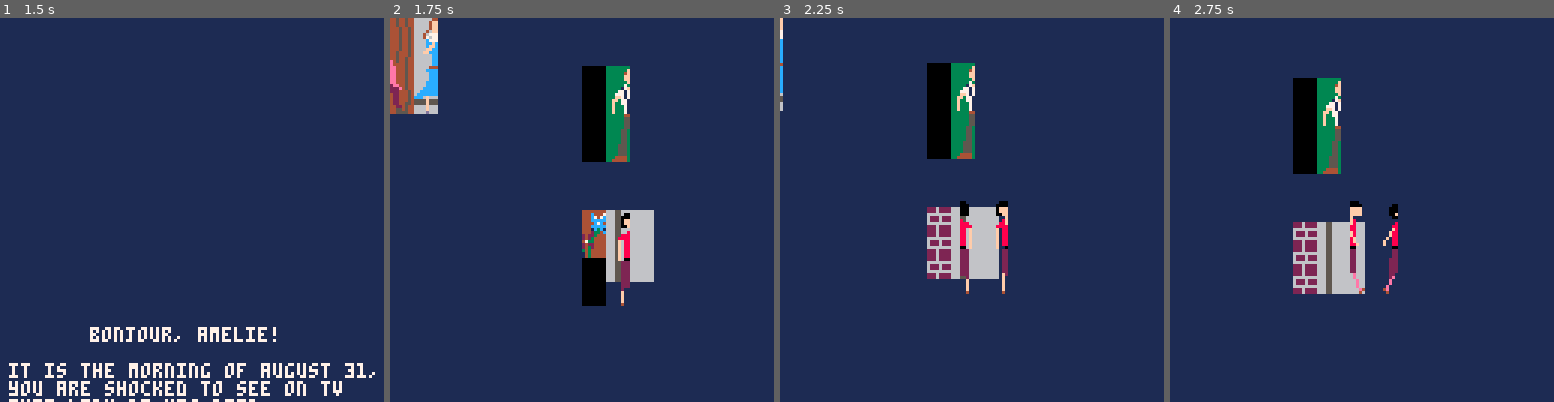
Above: before the commit, frames 1-4 (left to right).
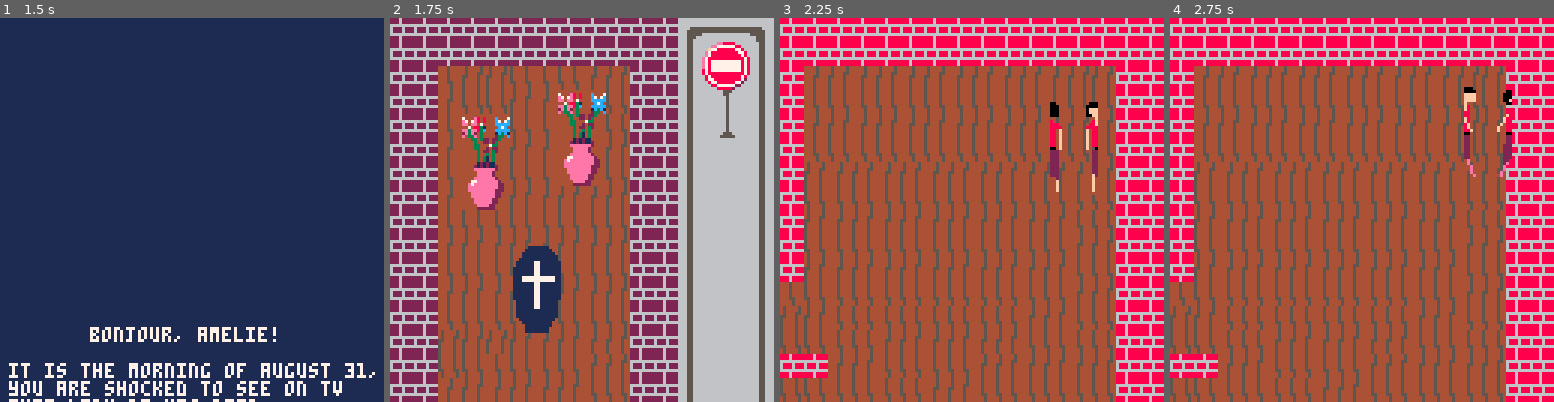
Above: after the commit, the same moments.

Repository: open-source-grilled-cheese/pacman-paris-undertale
Game: PICO-8 cartridge ggj.p8
Same seed, same stepped clock (60 frames per second), same inputs: the game is played once before the commit and once after it.
Inputs:
- Up to frame 1 (1.5 s): tap O (Z key) at 0.7 s
- Up to frame 2 (1.75 s): hold Right from 1.6 s (still down); tap O (Z key) at 1.7 s
- Up to frame 3 (2.25 s): release Right at 2.1 s; tap O (Z key) at 2.1 s; hold Up from 2.15 s (still down)
- Up to frame 4 (2.75 s): release Up at 2.42 s; hold Right from 2.47 s (still down); tap O (Z key) at 2.5 s

Frame 1 is identical in both runs. In frame 2, 96% of the frame differs, in the area x 0-100%, y 0-100%; in frame 3, 100%; in frame 4, 100%.

Commit message:
i remembered

Diff:
--- a/ggj.p8
+++ b/ggj.p8
@@ -40,22 +40,22 @@
 	}
 }
 p = {
-	x = 64,
-	y = 64,
+	x = 975,
+	y = 30,
 	width=16,
 	height=32,
-	interact_rad = 35,
+	interact_rad = 40,
 	exp = 0
 }
 npcs = {
 	{ -- woman
 		active = false,
 		battle = true,
-		x = 0,
-		y = 0,
+		x = 473,
+		y = 32,
 		width = 16,
 		height = 32,
-		sprite = 68,
+		sprite = 69,
 		lines = {
 			{"* you politely greet the", "beautiful lady. *"},
 			{"please join me for tea!"}
@@ -67,15 +67,16 @@
 			{"* you are wooed by the woman."}, {"you forgot to ask her your", "question. *"}
 		}
 	},
-	{
+	{ -- dominique
 		active = false,
 		battle = true,
-		x = 200,
-		y = 100,
+		x = 0,
+		y = 500,
 		width = 16,
 		height = 32,
-		sprite = 66,
-		lines = { -- dominique
+		sprite = 65,
+
+		lines = {
 			{"* you know in your heart", "that this is dominique. *"}
 		},
 		win_lines = {
@@ -85,15 +86,15 @@
 			{"* you are too nervous to approach. *"}
 		}
 	},
-	{
+	{ -- young man
 		active = false,
 		battle = true,
-		x = 64,
-		y = 16,
+		x = 602,
+		y = 68,
 		width = 16,
 		height = 32,
-		sprite = 64,
-		lines = { -- young man
+		sprite = 77,
+		lines = {
 			{"* you politely greet the", "young man. *"},
 			{"what do you need?"}
 		},
@@ -106,11 +107,51 @@
 		lose_lines = {
 			{"sorry, i'm not interested."}
 		}
+	},
+	{ -- neighbor
+		active = false,
+		battle = false,
+		x = 0, -- to be 911
+		y = 500, -- to be 190
+		width = 16,
+		height = 32,
+		sprite = 67,
+		lines = {
+			{"i heard you were looking", "for the boy who used to live", "in your house."},
+			{"his name is not dominique", "bredoteau!"},
+			{"instead, his name is", "dominique bretodeau!"},
+			{" * you are rejuvinated and", "more determined than ever. *"}
+		},
+		win_lines = {
+			},
+		lose_lines = {
+		}
+	},
+	{ -- casket
+		active = false,
+		battle = true,
+		x = 41,
+		y = 73,
+		width = 16,
+		height = 32,
+		sprite = 1,
+		lines = {
+			{"* you slowly approach the", "casket. *"},
+			{"* a feeling of dread", "overwhelms you. *"}
+		},
+		win_lines = {
+			{"* you inspect the casket", "more closely. *"},
+			{"\"dominique bredoteau.\""},
+			{"* you bow your head and", "step back. *"}
+		},
+		lose_lines = {
+			{"* you cannot bring yourself", "to look at the casket. *"}
+		}
 	}
 }
 battle = {
 	p = {
-		sprite = 235,
+		sprite = 252,
 		x = 64,
 		y = 64,
 		w = 8,
@@ -140,7 +181,7 @@
 	enemy_max = 35,
 	enemy_min_speed = 2,
 	enemy_speed_range = 2,
-	enemy_sprite = 251,
+	enemy_sprite = 237,
 	enemy_spawn_chance = 0.3,
 	enemy_ttl = 150,
 	collected = 0,
@@ -226,9 +267,30 @@
 	update_npcs()
 	update_animations()
 
-
-
-	camera(p.x-60,p.y-60)
+	update_camera()
+end
+
+function update_camera() -- used to keep camera in bounds
+	local ox = 56
+	local oy = 48
+
+	if p.x>56 and p.x<952 then
+		ox = p.x - 56
+	elseif p.x<= 56 then
+		ox = 0
+	elseif p.x>=952 then
+		ox = 896
+	end
+
+	if p.y>48 and p.y<176 then
+	 oy = p.y - 48
+	elseif p.y<= 48 then
+		oy = 0
+	elseif p.y >= 176 then
+		oy = 128
+	end
+
+			camera(ox, oy)
 end
 
 function _update_dialog()
@@ -240,6 +302,12 @@
 			init_battle()
 		else
 			-- return to walking mode
+
+			-- add exp if talk to neighbor
+			if dialog.active_npc.sprite == 67 and p.exp == 3 then
+				p.exp += 1
+				spawn_dom()
+			end
 			_update = _update_walk
 			_draw = _draw_walk
 		end
@@ -254,7 +322,7 @@
 	-- spawn pickups
 	battle.pickups = {}
 	add(battle.pickups, {
-		sprite = 220,
+		sprite = 221,
 		x = flr(rnd(64)),
 		y = flr(rnd(64)),
 		w = 8,
@@ -262,7 +330,7 @@
 		active = true
 	})
 	add(battle.pickups, {
-		sprite = 220,
+		sprite = 221,
 		x = flr(rnd(64)),
 		y = 58+flr(rnd(64)),
 		w = 8,
@@ -270,7 +338,7 @@
 		active = true
 	})
 	add(battle.pickups, {
-		sprite = 220,
+		sprite = 221,
 		x = 58+flr(rnd(64)),
 		y = flr(rnd(64)),
 		w = 8,
@@ -278,7 +346,7 @@
 		active = true
 	})
 	add(battle.pickups, {
-		sprite = 220,
+		sprite = 221,
 		x = 58+flr(rnd(64)),
 		y = 58+flr(rnd(64)),
 		w = 8,
@@ -378,9 +446,8 @@
 		dialog.curr = 1
 		p.exp += 1
 
-		if p.exp == 2 then
-			npcs[2].x = 128
-			npcs[2].y = 128
+		if p.exp == 3 then -- see all 3 fakes
+			spawn_neighbor()
 		end
 
 		battle_end()
@@ -465,7 +532,7 @@
 
 function chk_dialog()
 	-- end game
-		if p.exp == 3 then
+		if p.exp == 5 then
 		_draw = _draw_ending
 		_update = _update_ending
 		end
@@ -496,6 +563,16 @@
 	end
 end
 
+function spawn_neighbor()
+	npcs[4].x = 911
+	npcs[4].y = 190
+end
+
+function spawn_dom()
+	npcs[2].x = 435
+	npcs[2].y = 185
+end
+
 function update_animations()
 	update_bob_anim()
 
@@ -583,7 +660,7 @@
 function _draw_walk()
  cls(1)
  -- draw map
- map(11, 8, 64, 64, 3, 3)
+ map(0, 0, 0, 0, 128, 32)
  -- draw player
  draw_player()
 
@@ -650,7 +727,7 @@
 	end
 
 	for h = 1, battle.health do
-		spr(170, h*16-16, 110, 2, 2)
+		spr(171, h*16-16, 110, 2, 2)
 	end
 end
 
@@ -875,15 +952,15 @@
 13131313131313131313131377cecf7715161516151615161515161d1e1d1e1f1d1e1d1e1f1e1d1e1f1e1d1e1f1e1d1e1f1d1e1f77090a6a6a6a6a6a6a070877cdcdcdcdcdcdcdcdcdcdcdcdcdcdcdcd77cecf77151615161516151615151677cecf770303030303030303030303030303030303030303030303030303030303
 1313f7e8e9f8f7f8e7e8131377dedf776b6b6b6b6b7b6b6b6b6b6b2d2e2d2e2f2d2e2d2e2f2e2d2e2f2e2d2e2f2e2d2e2f2d2e2f77191a0708292a090a171877cdcdcdcdcdcdcdcdcdcdcdcdcdcdcdcd77dedf776b6b6b6b6b7b6b6b6b6b6b77dedf770303e7e8e8e7e8e7e8e7e8e7e803e7e8e7e8e7e8e7e8e7e8e7e8e80303
 1313e7f8f9e8e78f80f8131377eeef776b6b6b6b6b7b6b6b6b6b6b3d3e3d3e3f3d3e3d3e3f3e3d3e3f3e3d3e3f3e3d3e3f3d3e3f77292a1718393a191a292a77cdc8c8cdcdcdd9cdcdcdc8cdcdcdcdcd77eeef776b6b6b6b6b7b6b6b6b6b6b77eeef770303f7f8e7e8e7e8e7e8e7e8f803f7f8f7f8f7f8f7f8f7f8f7f8f80303
-1313f78f80f8f79f90f8131377feff776b6b6b6b6b7b6b6b6b6b6b6867676767676767676767676767676767676767676767676779393a6a090a6a4546393a77cdc8c8c8c8c8cdcdcdcdc8cdcdcdcdcd77feff776b6b6b6b6b7b6b6b6b6b6b77feff770303e7e8f7f8f7f8f7f8f7f8f803e7e8e7e8e7e8e7e8e7e8e7e8e80303
-1313e79f90e8e78d8ee81313776a6a776b6b6b6b6b7b6b6b6b6b6b776a6a6a6a6a6a6a6a6a6a6a6a6a6a6a6a6a6a6a6a6a6a6a6a6a6a6a6a191a6a5556272877cdcdcdc8cdcdc8c8c8cd23242526cdcd776a6a776b6b6b6b6b7b6b6b6b6b6b776a6a770303f7f8e7e8e7e8e7e8e7e8e803f7f8f7f8f7f8f7f8f7f8f7f8f80303
-1313f78d8ef8f79d9ef81313776a6a776b6b6b6b6b7b6b6b6b6b6b776a6a6a6a6a6a6a6a6a6a6a6a6a6a6a6a6a6a6a6a6a6a6a6a6a6a6a6a6a6a6a6566373877cdcdcdd9cdcdcdcdeacd33343536cdcd776a6a776b6b6b6b6b7b6b6b6b6b6b776a6a770303e7e8f7f8f7f8f7f8f7f8f803e8e7e8e7e8e7e8e7e8e7e8e7e80303
-1313e79d9ee8e7e8e7e81313776a6a776b6b6b6b6b7b6b6b6b6b6b776a6a68676767676767676767676767676767676767676767676767676767677576676779cdcdcdcdcdcdcdcdcdcdcdcdcdc8cdcd776a6a776b6b6b6b6b7b6b6b6b6b6b776a6a770303f7f8e7e8e7e8e7e8e7e8e803f8f7f8f7f8f7f8f7f8f7f8f7f80303
-1313f7f8f7f8f7f8f7f81313776a6a776b6b6b6b6b7b6b6b6b6b6b776a6a77cdcdcdcdcdc8cdcdcdcdcdcdcdcdcdc8cdcdcdcdcdcdcdeacdcdcdd9cdcdcdcdcdcdd9cdcdcdcdc9cdcdcdcd4d4ecdcdcd776a6a776b6b6b6b6b7b6b6b6b6b6b776a6a770303e7e8f7f8f7f8f7f8f7f8f803e8e7e8e7e8e7e8e7e8e7e8f7f80303
-1313e7e8e70102e8e7e81313776a6a776b6b6b6b6b7b6b6b6b6b6b776a6a77cdcdcdc8c8c8cdcdcdcdcdcdcdcdcdc8cdcdcdcdcdcdcdcdcdcdd9d9cdcdcdcdcdcdcdcdcdcdcdeacdcdc9cd5d5ecdcdcd776a6a776b6b6b6b6b7b6b6b6b6b6b776a6a770303f7f8e7e8e7e8e7e8e7e8e803f8f7f8f7f8f7f8f7f8f7f8e7e80303
-1313f7f8f71112f8f7f81313776a6a776b6b6b6b6b7b6b6b6b6b6b776a6a77c8cdcdc8cdc8cdcdc8c8c8cdcdcdc8cdcdcdcdc8cdcdcdcdcdcdd9cdeacdcdcdd9cdcdcdcdcdd9eacdcdd9cd6d6ecdcdea776a6a776b6b6b6b6b7b6b6b6b6b6b776a6a770303e7e8f7f8f7f8f7f8f7f8f803e8e7e8e7e8e7e8e7e8e7e8f7f80303
-1313e7e8e72122e8e7e81313776a6a776b6b6b6b6b7b6b6b6b6b6b776a6a77c8c8cdc8c8c8cdcdcdc8cdcdcdc8c8c8cdcdcdcdcdcdcdcdcdcdcdcdcdcdcdd9cdcdcdcdcdcdcdeaeacdd9d97d7ecdcdcd776a6a776b6b6b6b6b7b6b6b6b6b6b776a6a770303f7f8f7f8f7f8e7e8f7f7f8f7f8f7f8f7f8f7f8f7f8f7f8e7e80303
-1313f7f8f73132f8f7f81313776a6a776b6b6b6b6b7b6b6b6b6b6b776a6a77c8c8cdc8c8cdcdcdcdcdcdcdcdc8c8cdcdcdcdcdcdcdcdcdcdcdcdcdcdcdcdcdcdcdcdeaeacdcdeacdd9d9eacdd9cdcdcd776a6a776b6b6b6b6b7b6b6b6b6b6b776a6a770b0ce7e8e7e8e7e8f7f8e7e8e7e8e8f7f8f7f8f7f8f7f8e7e8f7f80303
+1313f78f80f8f79f90f8131377feff776b6b6b6b6b7b6b6b6b6b6b6867676767676767676767676767676767676767676767676779393a6a090a6a6a6a393a77cdc8c8c8c8c8cdcdcdcdc8cdcdcdcdcd77feff776b6b6b6b6b7b6b6b6b6b6b77feff770303e7e8f7f8f7f8f7f8f7f8f803e7e8e7e8e7e8e7e8e7e8e7e8e80303
+1313e79f90e8e78d8ee81313776a6a776b6b6b6b6b7b6b6b6b6b6b776a6a6a6a6a6a6a6a6a6a6a6a6a6a6a6a6a6a6a6a6a6a6a6a6a6a6a6a191a6a6a6a272877cdcdcdc8cdcdc8c8c8cd23242526cdcd776a6a776b6b6b6b6b7b6b6b6b6b6b776a6a770303f7f8e7e8e7e8e7e8e7e8e803f7f8f7f8f7f8f7f8f7f8f7f8f80303
+1313f78d8ef8f79d9ef81313776a6a776b6b6b6b6b7b6b6b6b6b6b776a6a6a6a6a6a6a6a6a6a6a6a6a6a6a6a6a6a6a6a6a6a6a6a6a6a6a6a6a6a6a6a6a373877cdcdcdd9cdcdcdcdeacd33343536cdcd776a6a776b6b6b6b6b7b6b6b6b6b6b776a6a770303e7e8f7f8f7f8f7f8f7f8f803e8e7e8e7e8e7e8e7e8e7e8e7e80303
+1313e79d9ee8e7e8e7e81313776a6a776b6b6b6b6b7b6b6b6b6b6b776a6a68676767676767676767676767676767676767676767676767676767676767676779cdcdcdcdcdcdcdcdcdcdcdcdcdc8cdcd776a6a776b6b6b6b6b7b6b6b6b6b6b776a6a770303f7f8e7e8e7e8e7e8e7e8e803f8f7f8f7f8f7f8f7f8f7f8f7f80303
+1313f7f8f7f8f7f8f7f81313776a6a776b6b6b6b6b7b6b6b6b6b6b776a6a77cdcdcdcdcdc8cdcdcdcdcdcdcdcdcdc8cdcdcdcdcdcdcdeacdcdcdd9cdcdcdcdcdcdd9cdcdcdcdc9cdcdcdcdcdcdcdcdcd776a6a776b6b6b6b6b7b6b6b6b6b6b776a6a770303e7e8f7f8f7f8f7f8f7f8f803e8e7e8e7e8e7e8e7e8e7e8f7f80303
+1313e7e8e7e8e7e8e7e81313776a6a776b6b6b6b6b7b6b6b6b6b6b776a6a77cdcdcdc8c8c8cdcdcdcdcdcdcdcdcdc8cdcdcdcdcdcdcdcdcdcdd9d9cdcdcdcdcdcdcdcdcdcdcdeacdcdc9cdcdeacdcdcd776a6a776b6b6b6b6b7b6b6b6b6b6b776a6a770303f7f8e7e8e7e8e7e8e7e8e803f8f7f8f7f8f7f8f7f8f7f8e7e80303
+1313f7f8f7f8f7f8f7f81313776a6a776b6b6b6b6b7b6b6b6b6b6b776a6a77c8cdcdc8cdc8cdcdc8c8c8cdcdcdc8cdcdcdcdc8cdcdcdcdcdcdd9cdeacdcdcdd9cdcdcdcdcdd9eacdcdd9cdcdd9cdcdea776a6a776b6b6b6b6b7b6b6b6b6b6b776a6a770303e7e8f7f8f7f8f7f8f7f8f803e8e7e8e7e8e7e8e7e8e7e8f7f80303
+1313e7e8e7e8e7e8e7e81313776a6a776b6b6b6b6b7b6b6b6b6b6b776a6a77c8c8cdc8c8c8cdcdcdc8cdcdcdc8c8c8cdcdcdcdcdcdcdcdcdcdcdcdcdcdcdd9cdcdcdcdcdcdcdeaeacdd9d9d9cdcdcdcd776a6a776b6b6b6b6b7b6b6b6b6b6b776a6a770303f7f8f7f8f7f8e7e8f7f7f8f7f8f7f8f7f8f7f8f7f8f7f8e7e80303
+1313f7f8f7f8f7f8f7f81313776a6a776b6b6b6b6b7b6b6b6b6b6b776a6a77c8c8cdc8c8cdcdcdcdcdcdcdcdc8c8cdcdcdcdcdcdcdcdcdcdcdcdcdcdcdcdcdcdcdcdeaeacdcdeacdd9d9eacdd9cdcdcd776a6a776b6b6b6b6b7b6b6b6b6b6b776a6a770b0ce7e8e7e8e7e8f7f8e7e8e7e8e8f7f8f7f8f7f8f7f8e7e8f7f80303
 1313e8e8e8e8e7e8e7e81313776a6a776b6b6b6b6b7b6b6b6b6b6b776a6a77cdc8c8cdcdcdcdcdcdcdcdcdcdc8cdcdcdcdcdcdd9cdcdcdcdcdcdcdcdd9d9cdcdcdcdeacdcdcdcdeacdd9d9cdd9cdcdcd776a6a776b6b6b6b6b7b6b6b6b6b6b776a6a771b1cf7f8f7f8f7f8f7f8f7f8f7f8f8f7f8e7e8e7e8e7e8f7f8f7f80303
 1313f8f8f7f8f7f8e7e81313776a6a776b6b6b6b6b7b6b6b6b6b6b776a6a77cdc8c8cdcdcdcdcdcdcdcdc8cdcdcdcdcdcdcdcdcdcdcdcdd9cdcdcdcdcdcdcdcdcdcdcdcdcdcdcdd9cdeacdcdcdeacdcd776a6a776b6b6b6b6b7b6b6b6b6b6b776a6a772b2ce7e8e7e8e7e8e7e8e7e8e70303e7e8f7f8f7f8e7e8e7e8e7e80303
 1313e7e8e7e8e7e8f7f81313776a6a776b6b6b6b6b7b6b6b6b6b6b776a6a77cdc8c8cdcdcdcdcdcdcdcdcdc8cdcdcdcdcdcdcdcdcdcdd9cdcdcdcdcdcdcdcdcdeacdcdcdcdcdcdd9d9eaeaeacdd9cdcd776a6a776b6b6b6b6b7b6b6b6b6b6b776a6a773b3cf7f8f7f8f7f8f7f8f7f8f7f8f8f7f8f7f8e7e8f7f8f7f8f7f80303
@@ -894,10 +971,10 @@
 1313f7f89f90f78f80f83b3c776a6a776b6b6b6b6b7b6b6b6b6b6b776a6a77cdcdcdc9cdcdcdcdcdcdcdcdcdc9cdcdcdcdc9cdcdcdcdcdcdcdcdcdcdd9cdcdcdcdcdcdcdcdcdcdcdcdcdcdcdcdd9cdcd776a6a776b6b6b6b6b7b6b6b6b6b6b776a6a770303e7e8e7e8e8e7e8e7e8e7e803f7f7f8f7e7e8f8e7f7f8e7e7e70303
 1313f7f88d8ef79f90e81313776a6a776b6b6b6b6b7b6b6b6b6b6b776a6a77cdcdcdc9cdcdc9cdcdc9cdcdcdcdc9cdcdcdcdc9eaeaeaeacdcdcdcdc9cdcdcdcdcdcdcdcdc9c9cdcdcdcdcdcdcdcdcdc9776a6a776b6b6b6b6b7b6b6b6b6b6b776a6a770303f7f8f7f8f8f7f8f7f8f7f803f7f8f7e7f7f8e8e7e7e8e7e7e80303
 1313e7e89d9ee78d8ef81313776a6a776b6b6b6b6b7b6b6b6b6b6b776a6a77cdcdcdcdcdcdcdcdcdcdcdcdcdcdcdcdeaeaeaeaead9eacdcdcdc9cdcdcdcdcdcdc9cdcdc9cdcdcdcdcdcdd9cdcdcdcdcd776a6a776b6b6b6b6b7b6b6b6b6b6b776a6a770303e7e8e7e8e7e8e7e8e7e8e803e7e8e7e8e7e8f8f7f7f8e7e8f80303
-1313f7f8f7f8f79d9ef81313776a6a776b6b6b6b6b7b6b6b6b6b6b776a6a77cdcdcdc9cdcdcdcdcdcdcdcdcdcdeaeaeaeaeaead9cdcd4142cdeaeaeaeacdcdcdcdcdcdc9cdcdcdcdcdcdcdcdcdcdcdcd776a6a776b6b6b6b6b7b6b6b6b6b6b776a6a770303f7f8f7f8f7f8f7f8f7f8f803f74344f8f7e7e8e7e8e7f7f8e80303
-1313e78f80e8e7e8e7e81313776a6a776b6b6b6b6b7b6b6b6b6b6b776a6a77cdcdcdd9cdcdcdcdc9cdcdcdcdeaeaeaead9d9cdcdcdcd5152c9eaeaeacdcdcdc9cdcdc9c9cdcdcdcdcdcdcdcdcdcdcdcd776a6a776b6b6b6b6b7b6b6b6b6b6b776a6a770303e7e8e7e8e7e8e7e8e7e7e8e7e75354e8e7f7f8f7f8f7f8f7f80303
-1313f79f90f8f78f80f81313776a6a776b6b6b6b6b7b6b6b6b6b6b776a6a77cdcdcdd9cdcdcdcdcdcdcdcdcdeaeaeaeaead9cdcdcdcd6162cdeaeacdc9cdcdcdc9cdcdcdcdcdcdcdcdcdcdcdcdcdcdcd776a6a776b6b6b6b6b7b6b6b6b6b6b776a6a770303f7f8f7f8f7f8f7f8f7f7f8f7f76364f8f7f8f7f8f7e7e8e7e80303
-1313e78d8ee8e79f90e81313776a6a776b6b6b6b6b7b6b6b6b6b6b776a6a77cdd9d9cdcdcdeacdcdcdcdcdeaeaeaeaeacdcdcdcdcdcd7172cdd9eacdcdcdcdcdcdcdcdcdd9cdcdcdcdcdcdcdcdcdc9cd776a6a776b6b6b6b6b7b6b6b6b6b6b776a6a770303e7e8e8e7e8e7e8e7e8e7e803e77374e8e7e8e7e8e7f7f8f7f80303
+1313f7f8f7f8f79d9ef81313776a6a776b6b6b6b6b7b6b6b6b6b6b776a6a77cdcdcdc9cdcdcdcdcdcdcdcdcdcdeaeaeaeaeaead9cdcdcdcdcdeaeaeaeacdcdcdcdcdcdc9cdcdcdcdcdcdcdcdcdcdcdcd776a6a776b6b6b6b6b7b6b6b6b6b6b776a6a770303f7f8f7f8f7f8f7f8f7f8f803f7f8f7f8f7e7e8e7e8e7f7f8e80303
+1313e78f80e8e7e8e7e81313776a6a776b6b6b6b6b7b6b6b6b6b6b776a6a77cdcdcdd9cdcdcdcdc9cdcdcdcdeaeaeaead9d9cdcdcdcdcdcdc9eaeaeacdcdcdc9cdcdc9c9cdcdcdcdcdcdcdcdcdcdcdcd776a6a776b6b6b6b6b7b6b6b6b6b6b776a6a770303e7e8e7e8e7e8e7e8e7e7e8e7e7e8e7e8e7f7f8f7f8f7f8f7f80303
+1313f79f90f8f78f80f81313776a6a776b6b6b6b6b7b6b6b6b6b6b776a6a77cdcdcdd9cdcdcdcdcdcdcdcdcdeaeaeaeaead9cdcdcdcdcdcdcdeaeacdc9cdcdcdc9cdcdcdcdcdcdcdcdcdcdcdcdcdcdcd776a6a776b6b6b6b6b7b6b6b6b6b6b776a6a770303f7f8f7f8f7f8f7f8f7f7f8f7f7f8f7f8f7f8f7f8f7e7e8e7e80303
+1313e78d8ee8e79f90e81313776a6a776b6b6b6b6b7b6b6b6b6b6b776a6a77cdd9d9cdcdcdeacdcdcdcdcdeaeaeaeaeacdcdcdcdcdcdcdcdcdd9eacdcdcdcdcdcdcdcdcdd9cdcdcdcdcdcdcdcdcdc9cd776a6a776b6b6b6b6b7b6b6b6b6b6b776a6a770303e7e8e8e7e8e7e8e7e8e7e803e7e8e7e8e7e8e7e8e7f7f8f7f80303
 1313f79d9ef8f78d8ef8131377cecf776b6b6b6b6b7b6b6b6b6b6b77cecf77cdd9cdcdcdcdeacdcdcdcdeaeaeaeaead9cdcd23242526cdcdcdeaeacdcdcdcdcdcdcdcdd9cdcdcdcdcdcdcdcdd9cdcdcd77cecf776b6b6b6b6b7b6b6b6b6b6b77cecf770303f7f8f8f7f8f7f8f7f8f7f803f7f8f7f8f7f8f7f8f7f8f7e7e80303
 1313e7e8e7e8e79d9ee8131377dedf776b6b6b6b6b7b6b6b6b6b6b77dedf77cdcdcdcdcdeacdcdcdcdcdeaeaeaeaead9cdcd33343536cdcdd9d9eaeaeacdcdcdcdcdcdc9c9cdc9cdcdcdcdd9d9cdcdcd77dedf776b6b6b6b6b7b6b6b6b6b6b77dedf770303e7f7f8f7f8e7e8e7e8e7e803e7e8e7e8e7e8e7e8e7e8e7e7e80303
 1313f7f8f7f8f7f8f7f8131377eeef776b6b6b6b6b7b6b6b6b6b6b77eeef77d9cdcdcdcdcdcdcdcdeaeaeacdeaeaeaeacdcdcdcdcdcdcdcdd9d9d9eaeacdcdd9cdcdcdcdcdd9d9cdcdcdcdcdcdcdc9d977eeef776b6b6b6b6b7b6b6b6b6b6b77eeef770303f7f8f7f8f8f7f8f7f8f7f803f7f8f7f8f7f8f7f8f7f8f7f7f80303
Not shown, changed: 53 lines of the sprite sheet (__gfx__) section of ggj.p8
